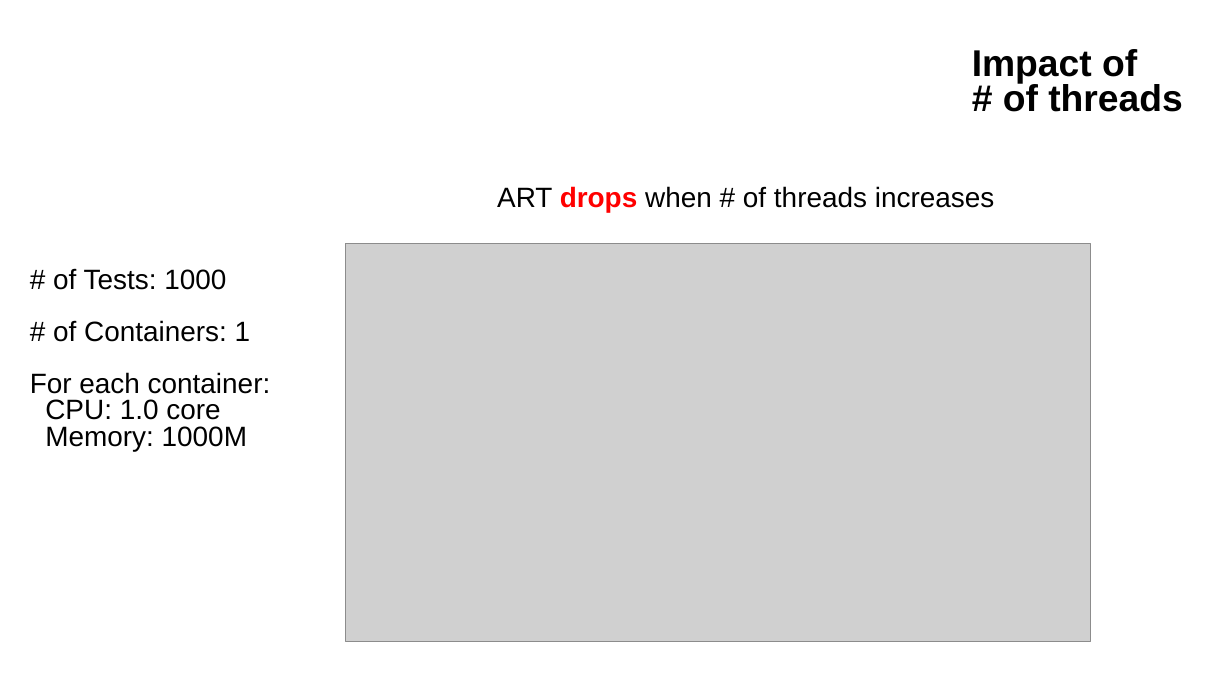
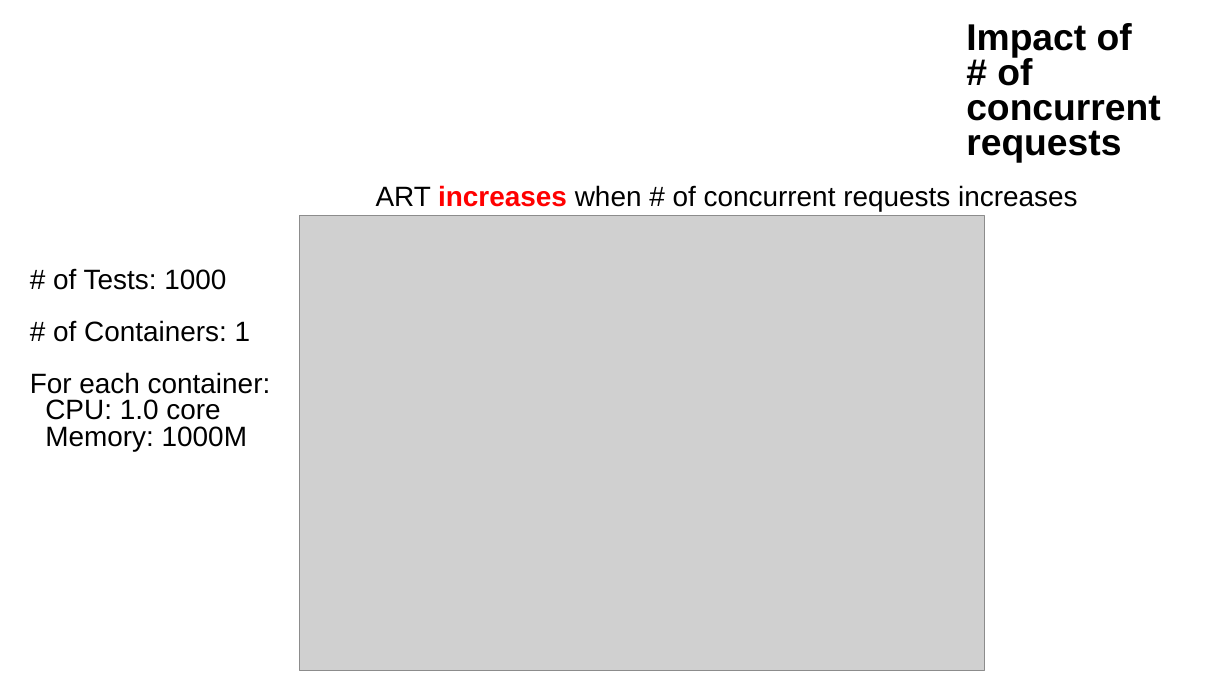
Before and after one commit to bharat-robotics/model_serving, a slide deck: slide 11 of MidTerm_Report/P3-midterm-progress-report-slides.ppt (slide 15 before the commit). Drawn at 1232x693 pixels with LibreOffice and Linux fonts; fonts in the diff are those of the drawing; grey boxes stand for pictures; background and template pictures are left out. Boxes give left, top, right and bottom in pixels: in the first picture for what was removed or moved away, otherwise in the second. Text is boxed around its words. In the diff, an @@ line names an element or a change of style, - is before the commit and + after.

Commit message:
update slides

```diff
--- a/MidTerm_Report/P3-midterm-progress-report-slides.ppt
+++ b/MidTerm_Report/P3-midterm-progress-report-slides.ppt
@@ text "Impact of": place and size @@
-text "Impact of" at (972,49,1183,112)
+text "Impact of" at (966,23,1160,162)
@@ text at (966,56,1160,162): text changed @@
-# of threads
+# of concurrent requests
@@ text at (376,185,1078,211): text changed @@
-ART drops when # of threads increases
+ART increases when # of concurrent requests increases
@@ picture: place and size @@
-picture at (345,244,1091,642)
+picture at (300,216,985,671)
```
Also in this commit, not shown: 1 slide added, 1 slide removed.
